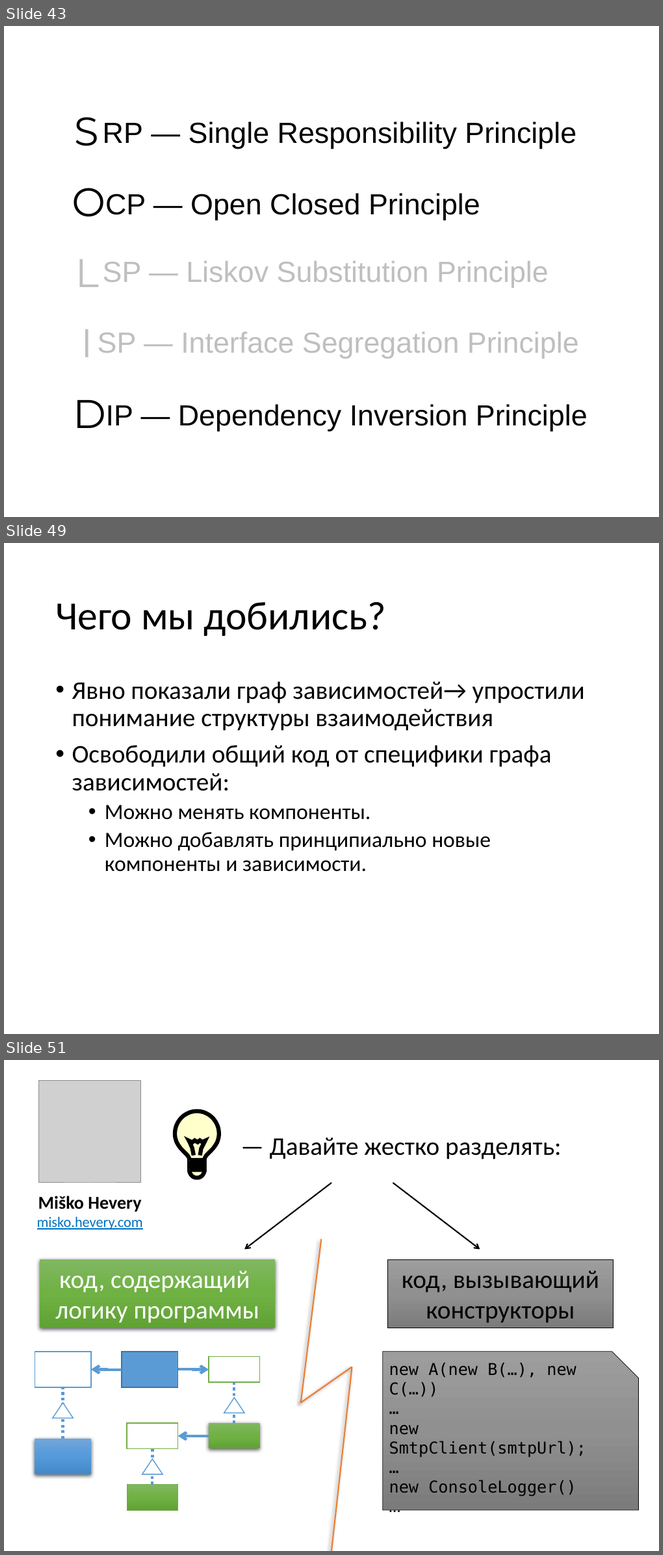
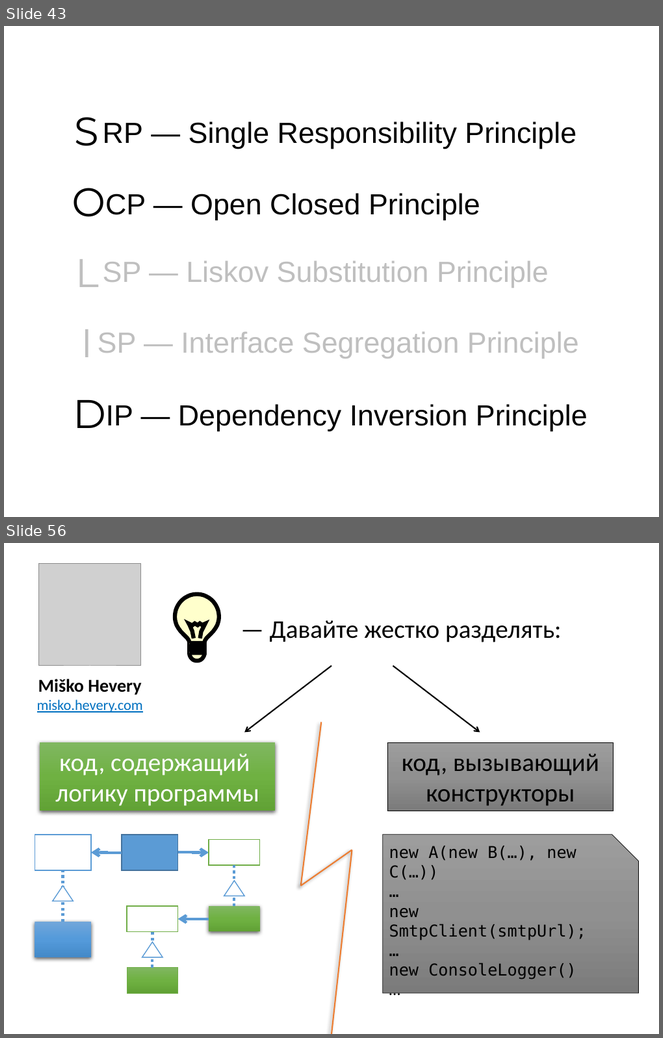
Before and after one commit to mironov-alexey/03-design, a slide deck: design-slides.pptx. Shown one above the other, each under a label of ours: slides 43, 49 and 51 before the commit, slides 43 and 56 after it; the slides between them are not shown. The pictures are 663x1555 and 663x1038 pixels, drawn with LibreOffice and Linux fonts; fonts in the diff are those of the drawing; grey boxes stand for pictures. Boxes give left, top, right and bottom in pixels: in the first picture for what was removed or moved away, otherwise in the second. Text is boxed around its words. In the diff, an @@ line names an element or a change of style, - is before the commit and + after.

```diff
--- a/design-slides.pptx
+++ b/design-slides.pptx
@@ slide 49 removed at (4, 543, 659, 1034), background #FFFFFF @@
@@ title removed at (55, 602, 386, 636) @@
-Чего мы добились?
@@ text removed at (72, 681, 585, 872) @@
-• Явно показали граф зависимостей→ упростили понимание структуры взаимодействия
-• Освободили общий код от специфики графа зависимостей:
-  • Можно менять компоненты.
-  • Можно добавлять принципиально новые компоненты и зависимости.
@@ what was slide 51 is now slide 56 @@
```
Also in this commit, not shown: 2 slides changed, 5 slides added, 6 other slides removed, 2 other files.
